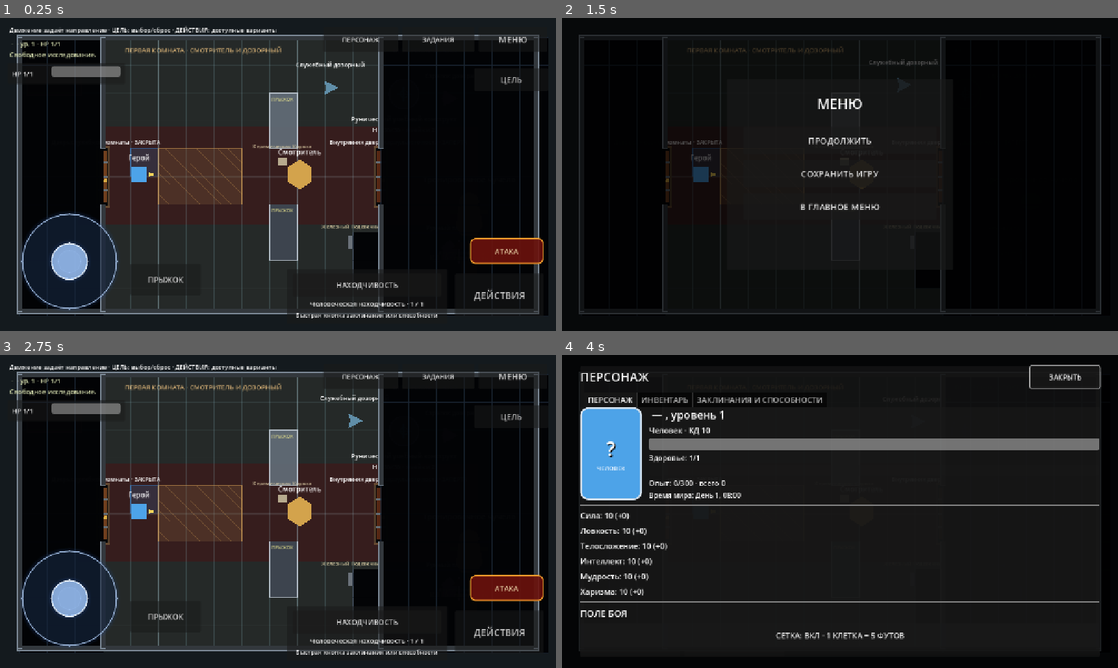
Above: before the commit, frames 1-4 (two rows, left to right).
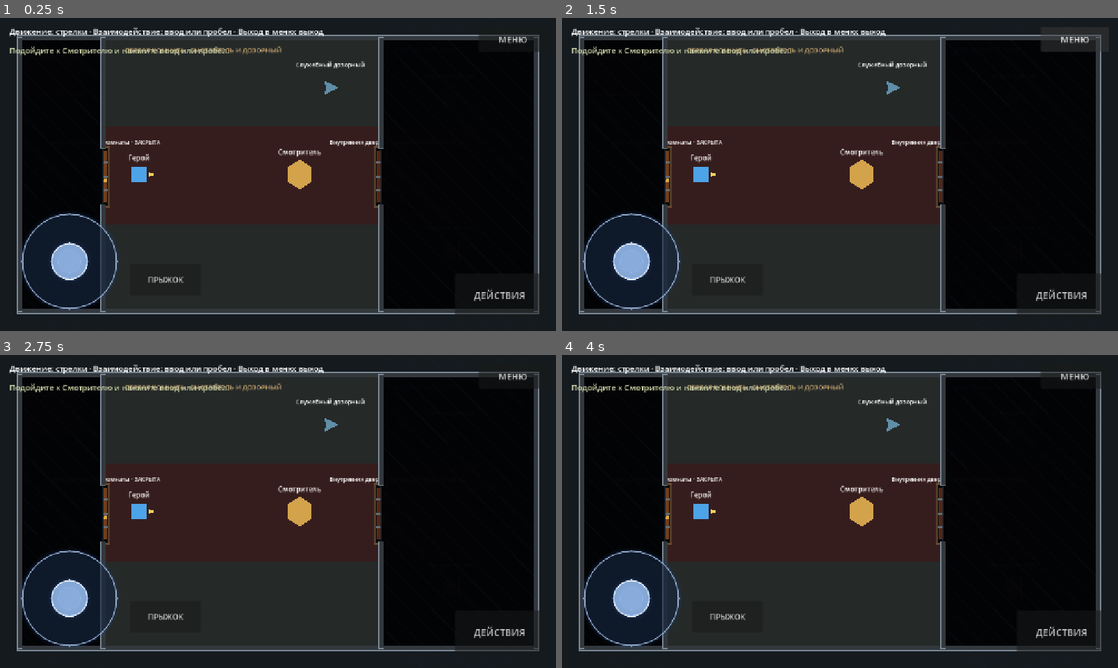
Above: after the commit, the same moments.

Repository: eretenkodaniil16-rgb/rpg-project
Game: Godot game, scene res://scenes/game/game.tscn
Two runs of this game, one before a commit and one after it. Both use one fixed random seed, a clock stepped at 60 frames per second and the inputs below. This scene is started directly instead of the project's main scene.
Inputs (mouse positions are in pixels of both pictures, inside the frame that each line leads up to):
- Up to frame 1 (0.25 s): no input
- Up to frame 2 (1.5 s): click "ДЕЙСТВИЯ" at 0.5 s; click "МЕНЮ" at 1.25 s
- Up to frame 3 (2.75 s): click (278, 477) at 2 s, where only the run before the commit has a clickable "ПРОДОЛЖИТЬ"
- Up to frame 4 (4 s): click "ПРЫЖОК" at 2.75 s; click (923, 376) at 3.5 s, where only the run before the commit has a clickable "ПЕРСОНАЖ"

The runs differ from the first frame. In frame 1, 12% of the frame differs, in the area x 1-99%, y 2-96%; in frame 2, 42%; in frame 3, 12%; in frame 4, 36%.
Error after the commit: Parse Error: The member "DROPPED_ITEM_MANAGER_SCRIPT" already exists in parent class res://scripts/game/game_consumable_inventory_base_runtime.gd. (res://scrip…

Commit message:
refactor: keep guard post runtime as scene root

Diff:
--- a/scripts/game/game_guard_post_polish_runtime.gd
+++ b/scripts/game/game_guard_post_polish_runtime.gd
@@ -1,4 +1,4 @@
-extends "res://scripts/game/game_guard_post_stable_combat_start_runtime.gd"
+extends "res://scripts/game/game_consumable_inventory_base_runtime.gd"
 
 
 func _target_is_valid(target: Node) -> bool:
